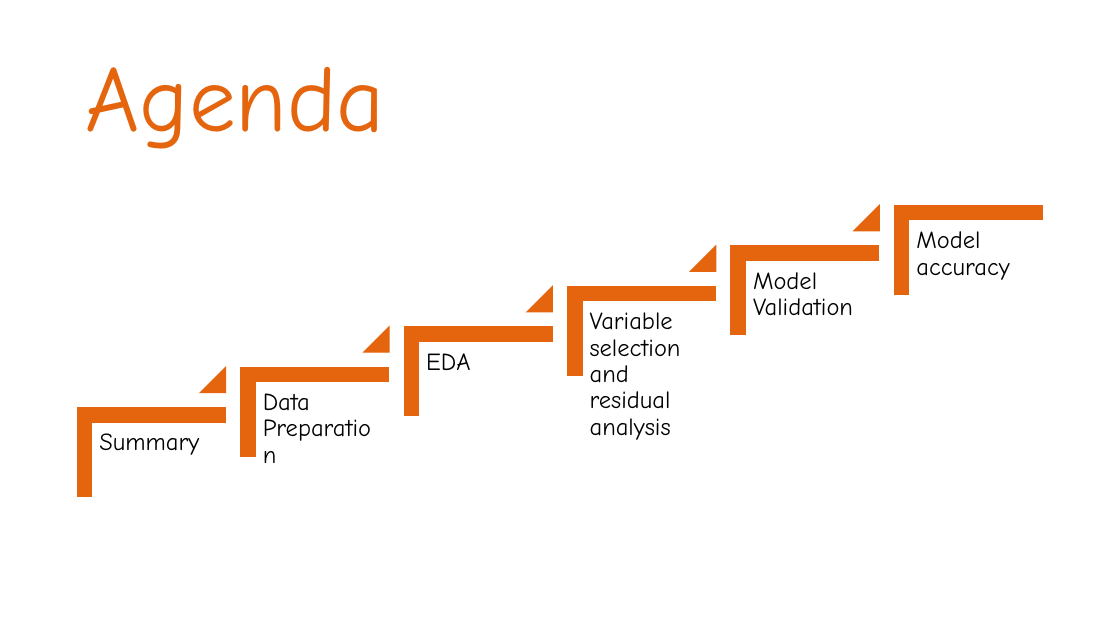
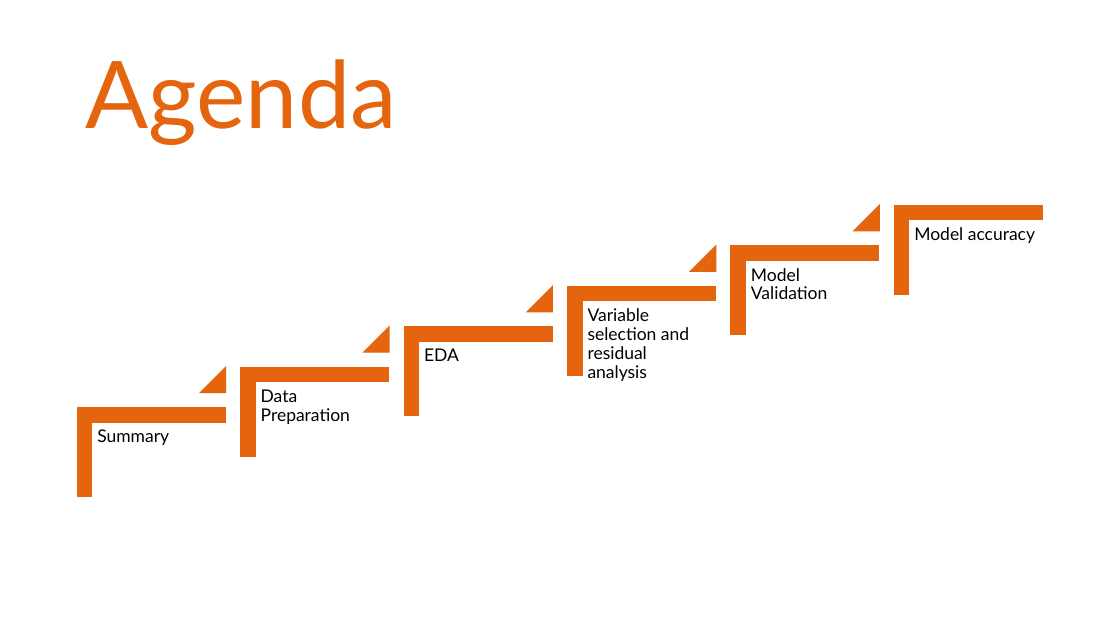
Before and after one commit to soodrk/R-Predict-Diabetes-using-Logistic-Regression, a slide deck: slide 2 of Diabetes prediction using logistic regression.pptx. Drawn at 1120x630 pixels with LibreOffice and Linux fonts; fonts in the diff are those of the drawing. Boxes give left, top, right and bottom in pixels: in the first picture for what was removed or moved away, otherwise in the second. Text is boxed around its words. In the diff, an @@ line names an element or a change of style, - is before the commit and + after.

```diff
--- a/Diabetes prediction using logistic regression.pptx
+++ b/Diabetes prediction using logistic regression.pptx
@@ title "Agenda" at (86, 59, 397, 145): font Comic Neue to Lato @@
@@ size 21 to 15 pt, font Comic Neue to Lato; less space between paragraphs in 6 elements at (97, 429, 169, 445), (261, 389, 350, 424), (424, 348, 459, 361), (588, 308, 689, 381), (751, 268, 827, 299), (914, 227, 1035, 243) @@
```
Also in this commit, not shown: 10 other slides changed, 7 slides added, 2 slides removed.
